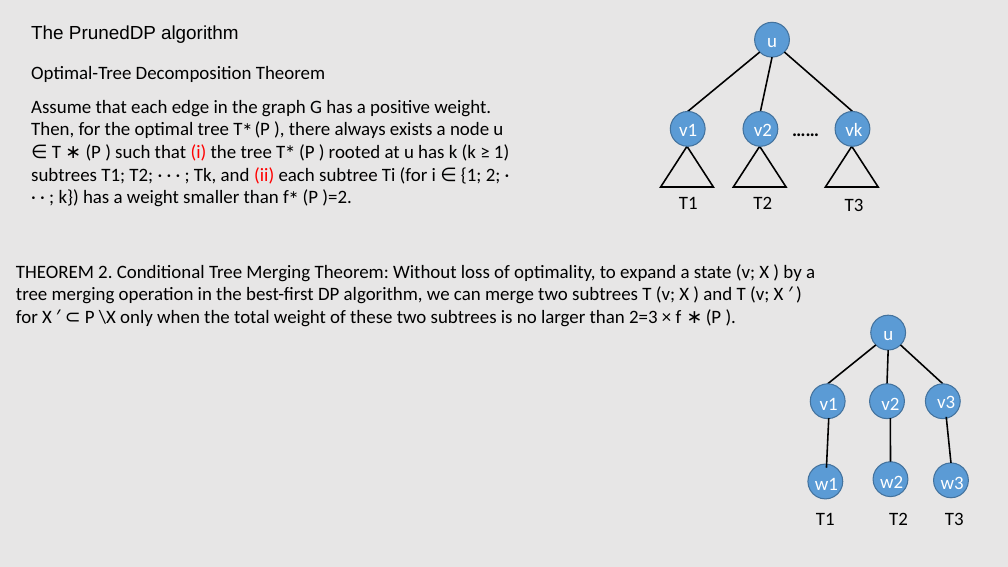
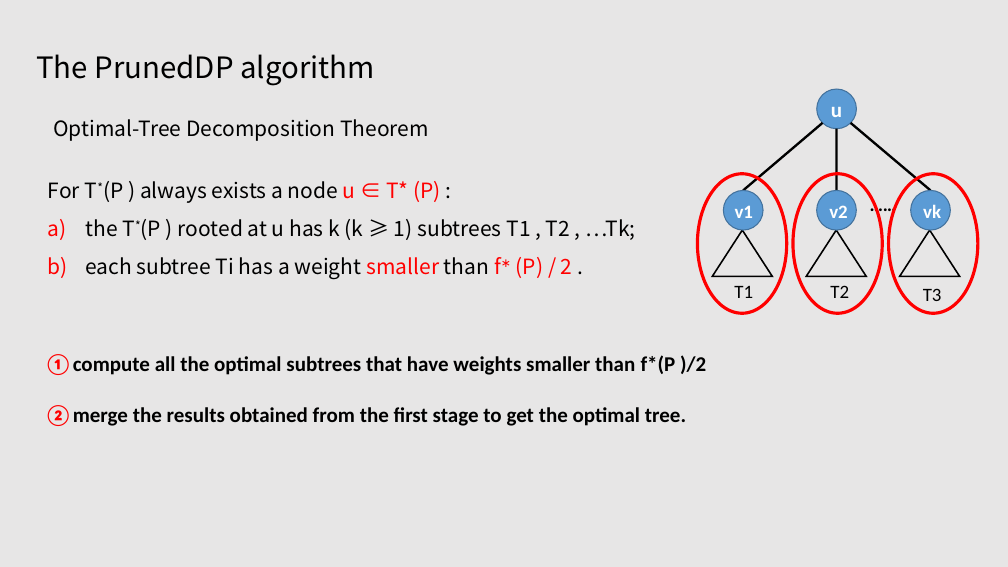
Before and after one commit to tianzhuwei/PPT, a slide deck: slide 7 of Efficient and Progressive GST Search.pptx. Drawn at 1008x567 pixels with LibreOffice and Linux fonts; fonts in the diff are those of the drawing. Boxes give left, top, right and bottom in pixels: in the first picture for what was removed or moved away, otherwise in the second. Text is boxed around its words. In the diff, an @@ line names an element or a change of style, - is before the commit and + after.

```diff
--- a/Efficient and Progressive GST Search.pptx
+++ b/Efficient and Progressive GST Search.pptx
@@ text "The PrunedDP algorithm": place and size @@
-text "The PrunedDP algorithm" at [31,25,239,43]
+text "The PrunedDP algorithm" at [36,54,374,86]
@@ text "The PrunedDP algorithm" at [36,54,374,86]: size 18 to 28 pt, font Arial to Noto Sans CJK SC @@
@@ ellipse "u": place and size @@
-ellipse "u" at [755,22,789,57]
+ellipse "u" at [817,89,856,129]
@@ ellipse "u" at [817,89,856,129]: size 18 to 20 pt, bold on @@
@@ text "Optimal-Tree Decomposition Theorem": place and size @@
-text "Optimal-Tree Decomposition Theorem" at [31,66,325,82]
+text "Optimal-Tree Decomposition Theorem" at [53,119,429,141]
@@ text "Optimal-Tree Decomposition Theorem" at [53,119,429,141]: size 18 to 20 pt, font Calibri to Noto Sans CJK SC @@
@@ line moved from (760, 52) - (688, 111) to (823, 123) - (743, 191) @@
@@ line (823, 123) - (743, 191): stroke #000000 1.5 pt to #000000 2.25 pt @@
@@ line moved from (772, 57) - (761, 111) to (837, 129) - (836, 191) @@
@@ line (837, 129) - (836, 191): stroke #000000 1.5 pt to #000000 2.25 pt @@
@@ line moved from (785, 52) - (853, 111) to (851, 123) - (931, 191) @@
@@ line (851, 123) - (931, 191): stroke #000000 1.5 pt to #000000 2.25 pt @@
@@ ellipse added at [698,174,787,314], outline #FF0000 3 pt @@
@@ ellipse added at [793,174,882,314], outline #FF0000 3 pt @@
@@ ellipse added at [889,174,978,314], outline #FF0000 3 pt @@
@@ text at [48,181,635,279]: text changed; size 18 to 20 pt; font Calibri to Noto Sans CJK SC @@
-Assume that each edge in the graph G has a positive weight. Then, for the optimal tree T∗ (P ), there always exists a node u ∈ T ∗ (P ) such that (i) the tree T∗ (P ) rooted at u has k (k ≥ 1) subtrees T1; T2; · · · ; Tk, and (ii) each subtree Ti (for i ∈ {1; 2; · · · ; k}) has a weight smaller than f∗ (P )=2.
+For T*(P ) always exists a node u ∈ T* (P) :
+a) the T*(P ) rooted at u has k (k ≥ 1) subtrees T1 , T2 , …Tk;
+b) each subtree Ti has a weight smaller than f∗ (P) / 2 .
@@ text "v1": place and size @@
-text "v1" at [679,124,697,136]
+text "v1" at [735,205,753,218]
@@ ellipse: place and size @@
-ellipse at [671,111,706,146]
+ellipse at [724,191,763,230]
@@ ellipse: place and size @@
-ellipse at [743,111,778,146]
+ellipse at [817,191,856,230]
@@ text "v2": place and size @@
-text "v2" at [754,124,772,136]
+text "v2" at [829,205,847,218]
@@ text "……" rewrapped from [783,114,828,144] to [858,189,910,224] @@
@@ bold on in 3 elements at [735,205,753,218], [829,205,847,218], [923,204,941,218] @@
@@ text "vk": place and size @@
-text "vk" at [845,123,862,136]
+text "vk" at [923,204,941,218]
@@ ellipse: place and size @@
-ellipse at [836,111,870,146]
+ellipse at [911,191,951,230]
@@ triangle: place and size @@
-triangle at [661,147,714,188]
+triangle at [712,230,772,276]
@@ triangle: place and size @@
-triangle at [734,147,786,188]
+triangle at [807,230,867,276]
@@ triangle: place and size @@
-triangle at [826,147,879,188]
+triangle at [900,230,960,276]
@@ text removed at [16,264,815,327] @@
-THEOREM 2. Conditional Tree Merging Theorem: Without loss of optimality, to expand a state (v; X ) by a tree merging operation in the best-first DP algorithm, we can merge two subtrees T (v; X ) and T (v; X ′ ) for X ′ ⊂ P \X only when the total weight of these two subtrees is no larger than 2=3 × f ∗ (P ).
@@ text "T1": place and size @@
-text "T1" at [679,197,698,209]
+text "T1" at [734,286,753,298]
@@ text "T2": place and size @@
-text "T2" at [753,196,772,209]
+text "T2" at [830,285,849,298]
@@ text "T3": place and size @@
-text "T3" at [845,198,864,211]
+text "T3" at [923,288,942,301]
@@ text added at [133,355,706,426], 20 pt, text #000000, bold @@
+1. compute all the optimal subtrees that have weights smaller than f*(P )/2
+2. merge the results obtained from the first stage to get the optimal tree.
@@ group removed at [808,315,969,525]: 9 texts, 7 ellipses, 6 lines @@
-u
-v2
-v1
-v3
-w1
-w2
-w3
-T1
-T2
-T3
```
Also in this commit, not shown: 3 other slides changed, 2 slides added, 1 slide removed.
